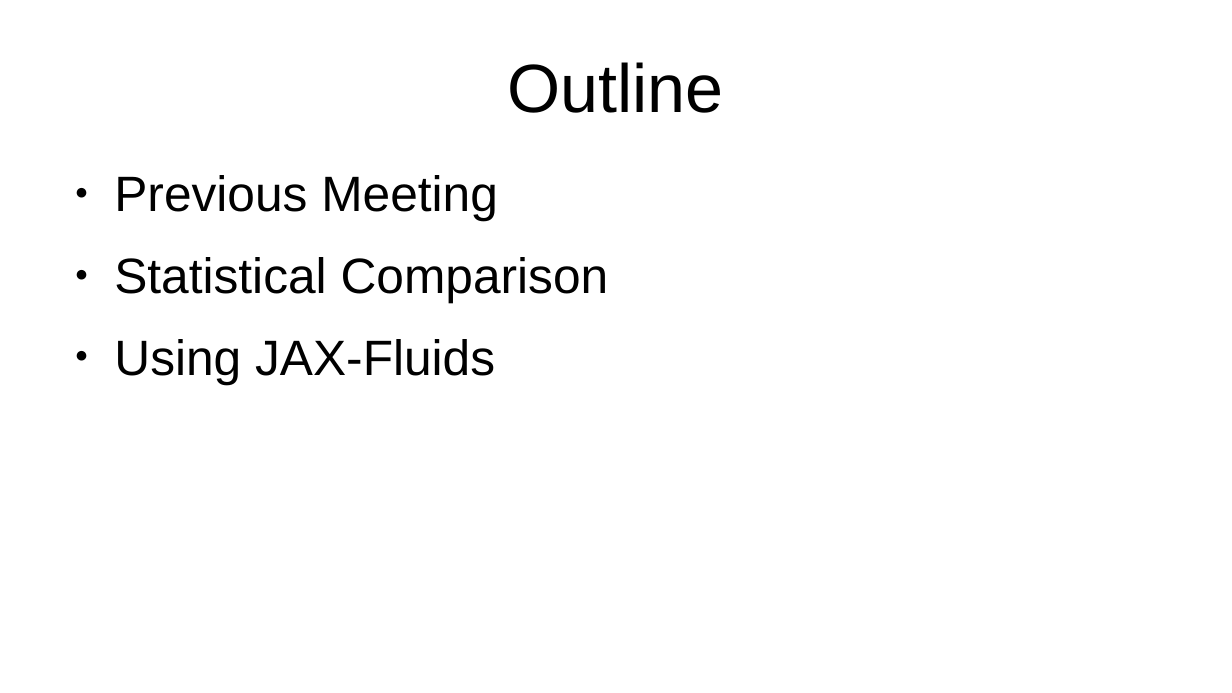
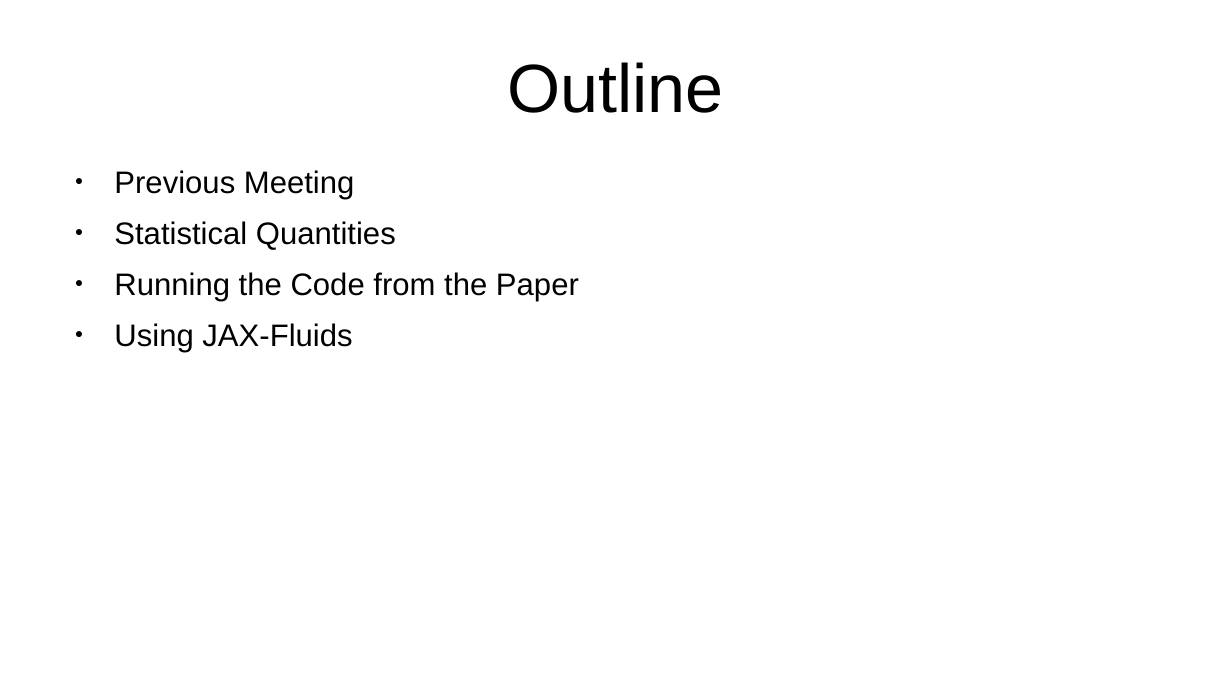
Before and after one commit to baristuran/baris-personal, a slide deck: slide 2 of sparse.odp. Drawn at 1232x693 pixels with LibreOffice and Linux fonts; fonts in the diff are those of the drawing. Boxes give left, top, right and bottom in pixels: in the first picture for what was removed or moved away, otherwise in the second. Text is boxed around its words. In the diff, an @@ line names an element or a change of style, - is before the commit and + after.

```diff
--- a/sparse.odp
+++ b/sparse.odp
@@ text at [114, 170, 355, 352]: size 32 to 20 pt in "Previous Meeting", "Using JAX-Fluids"; less space between paragraphs @@
@@ text at [114, 221, 579, 301]: text changed; size 32 to 20 pt @@
-● Statistical Comparison
+● Statistical Quantities
+● Running the Code from the Paper
```
Also in this commit, not shown: 6 other slides changed, 2 slides added, 2 slides removed, 1 other file.
